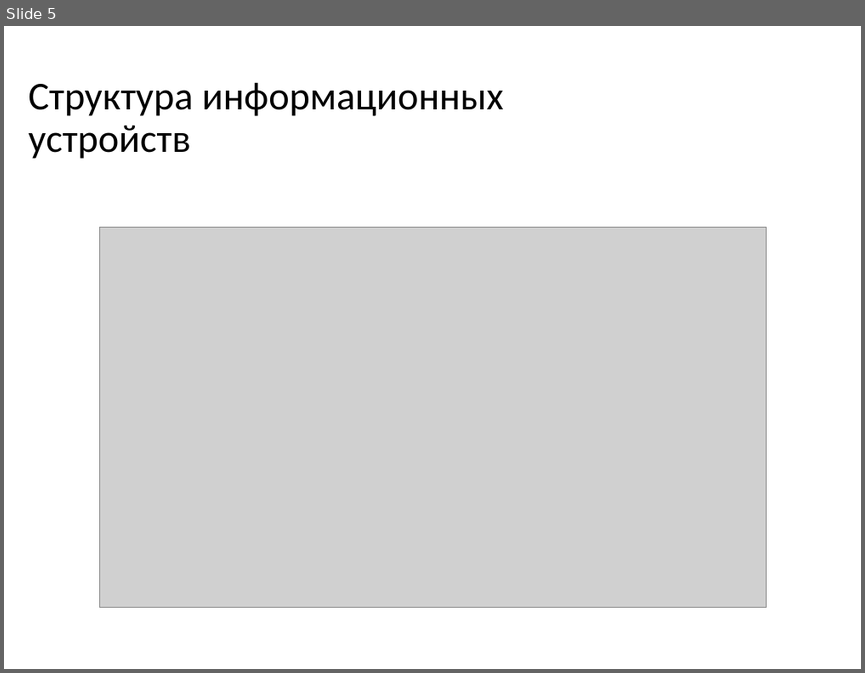
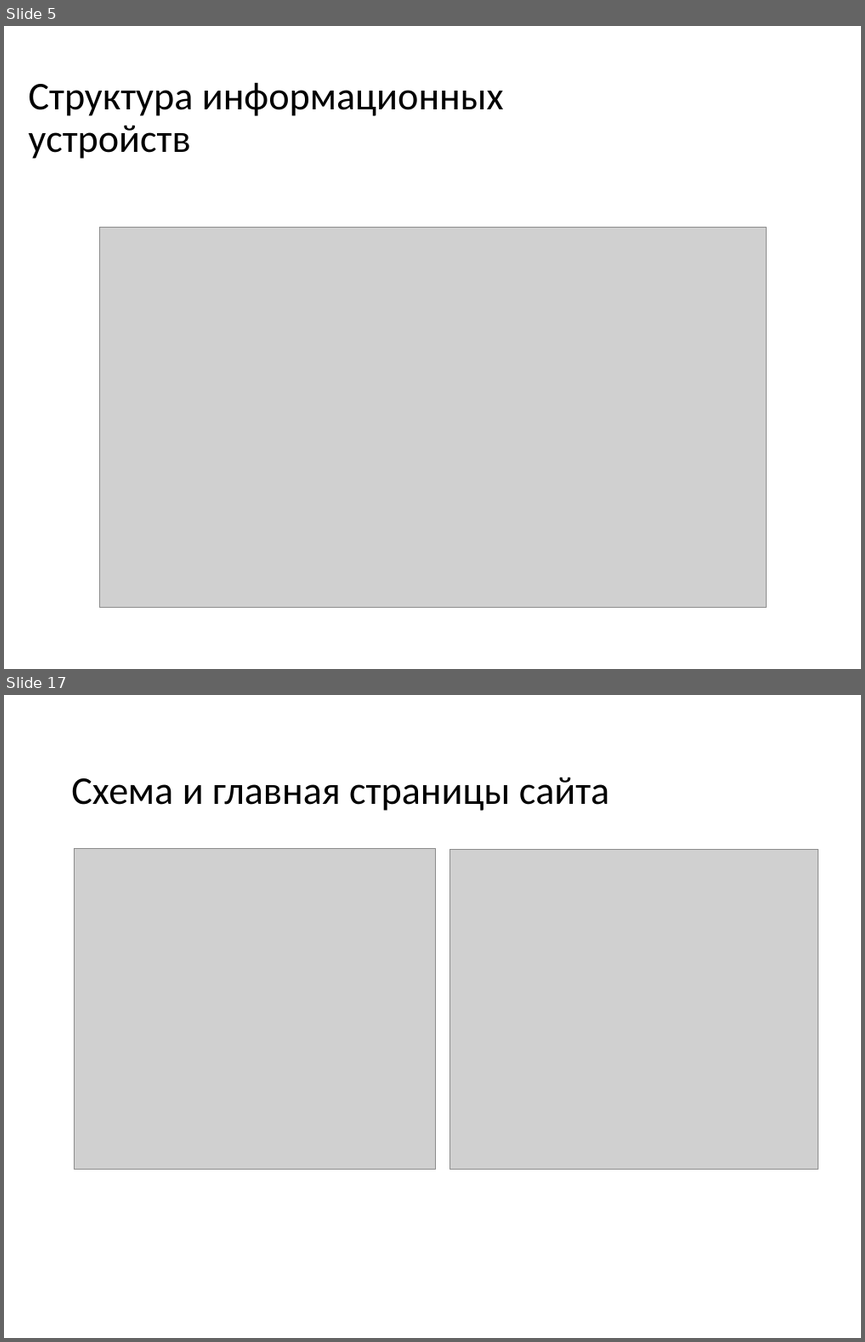
Before and after one commit to dimamatrusmat/domaxadlamena, a slide deck: Презентации/Обобщающая презентация.pptm. Shown one above the other, each under a label of ours: slide 5 before the commit, slides 5 and 17 after it; the slides between them are not shown. The pictures are 865x673 and 865x1342 pixels, drawn with LibreOffice and Linux fonts; fonts in the diff are those of the drawing; grey boxes stand for pictures. Boxes give left, top, right and bottom in pixels: in the first picture for what was removed or moved away, otherwise in the second. Text is boxed around its words. In the diff, an @@ line names an element or a change of style, - is before the commit and + after.

```diff
--- a/Презентации/Обобщающая презентация.pptm
+++ b/Презентации/Обобщающая презентация.pptm
@@ slide 17 added at [4, 695, 861, 1338], background #FFFFFF @@
@@ title added at [71, 777, 610, 811], 33 pt, text #000000 @@
+Схема и главная страницы сайта
@@ picture added at [75, 848, 435, 1169] @@
@@ picture added at [450, 849, 818, 1169] @@
```
Also in this commit, not shown: 4 slides changed, 13 other slides added, 20 slides removed, 2 other files.
